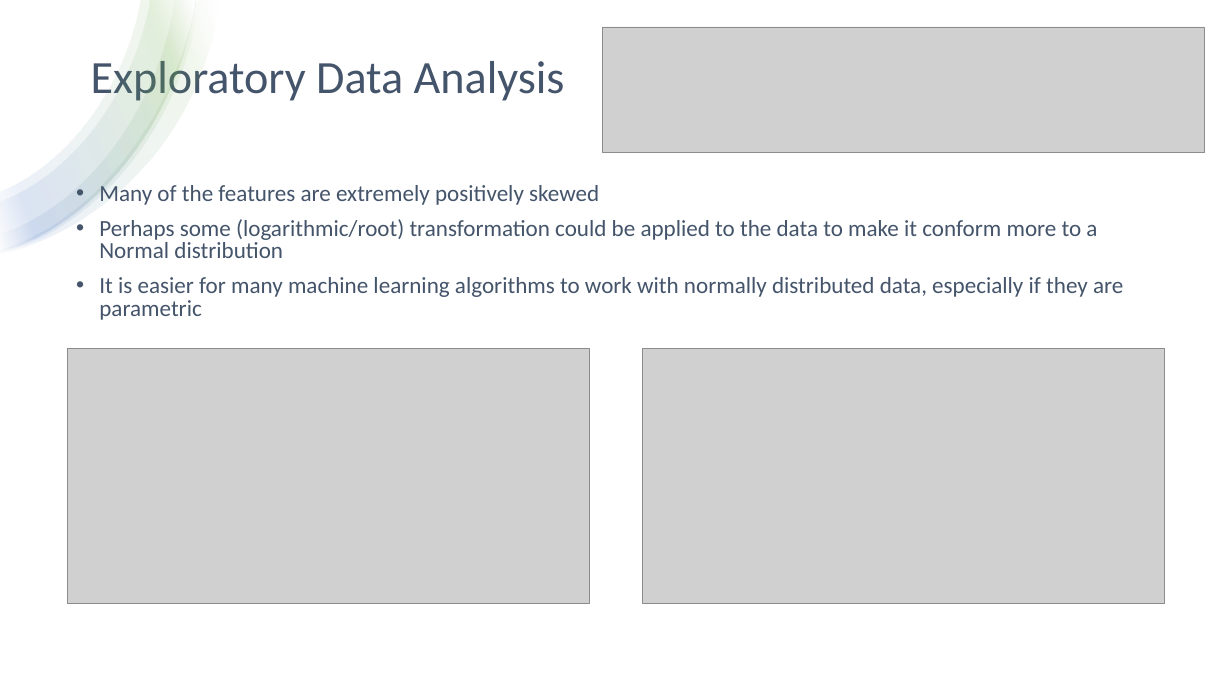
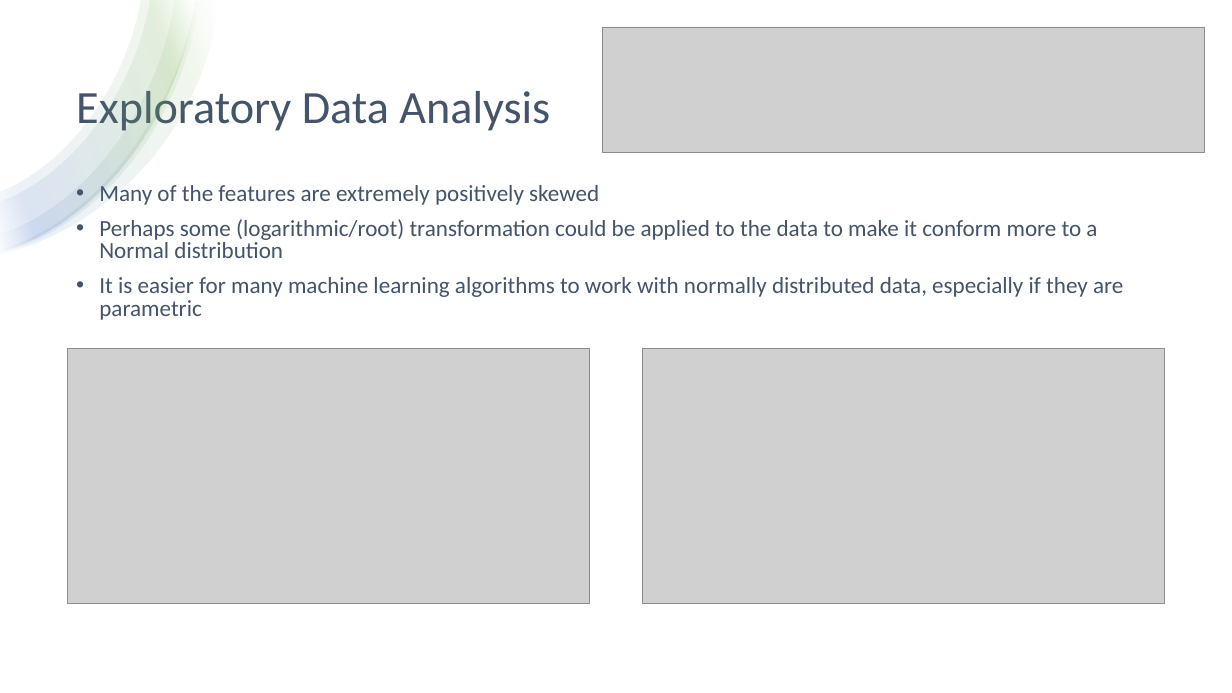
Before and after one commit to ethanolx/Mushrooms-Housing-py, a slide deck: slide 2 of doc/regression-highlights.pptx. Drawn at 1232x693 pixels with LibreOffice and Linux fonts; fonts in the diff are those of the drawing; grey boxes stand for pictures. Boxes give left, top, right and bottom in pixels: in the first picture for what was removed or moved away, otherwise in the second. Text is boxed around its words. In the diff, an @@ line names an element or a change of style, - is before the commit and + after.

```diff
--- a/doc/regression-highlights.pptx
+++ b/doc/regression-highlights.pptx
@@ title "Exploratory Data Analysis" rewrapped from (91, 60, 565, 104) to (76, 84, 550, 133) @@
```
Also in this commit, not shown: 8 other slides changed, 4 other files.
